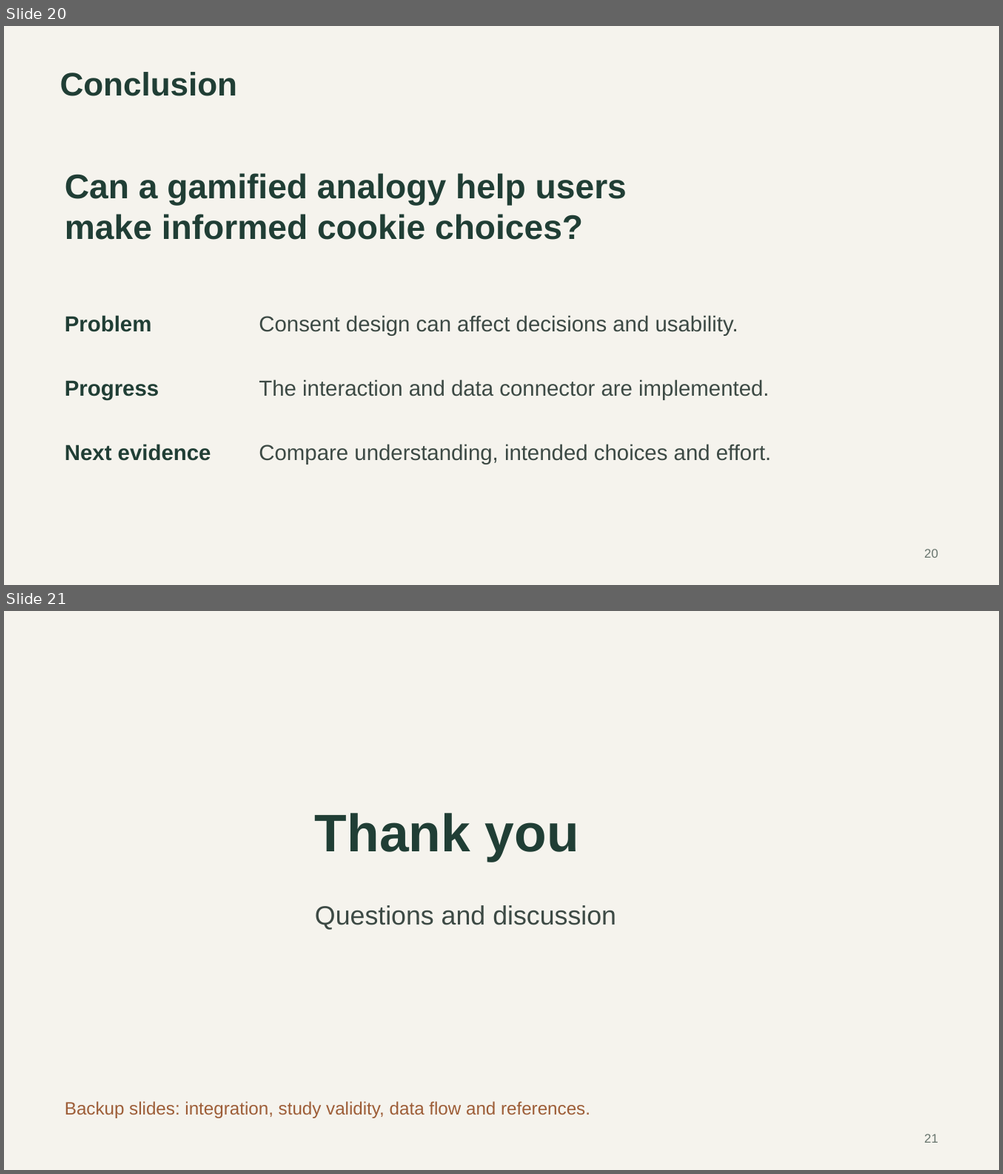
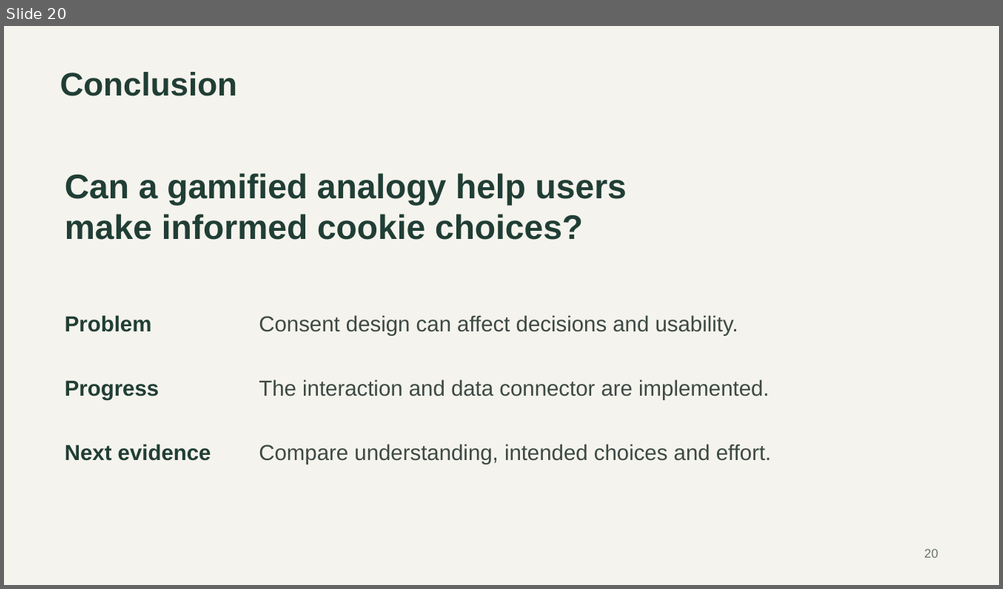
Before and after one commit to CXl0l0/cookiehome, a slide deck: output/presentation-expanded/Cookie_Homes_Presentation_Updated.pptx. Shown one above the other, each under a label of ours: slides 20 and 21 before the commit, slide 20 after it. The pictures are 1003x1174 and 1003x589 pixels, drawn with LibreOffice and Linux fonts; fonts in the diff are those of the drawing. Boxes give left, top, right and bottom in pixels: in the first picture for what was removed or moved away, otherwise in the second. Text is boxed around its words. In the diff, an @@ line names an element or a change of style, - is before the commit and + after.

```diff
--- a/output/presentation-expanded/Cookie_Homes_Presentation_Updated.pptx
+++ b/output/presentation-expanded/Cookie_Homes_Presentation_Updated.pptx
@@ slide 21 removed at box(4, 611, 999, 1170), background #F5F3ED @@
@@ text removed at box(315, 813, 579, 862) @@
-Thank you
@@ text removed at box(315, 906, 616, 930) @@
-Questions and discussion
@@ text removed at box(65, 1102, 590, 1119) @@
-Backup slides: integration, study validity, data flow and references.
@@ text removed at box(924, 1134, 938, 1143) @@
-21
```
Also in this commit, not shown: 19 slides changed, 2 slides added, 1 other slide removed, 1 other file.
